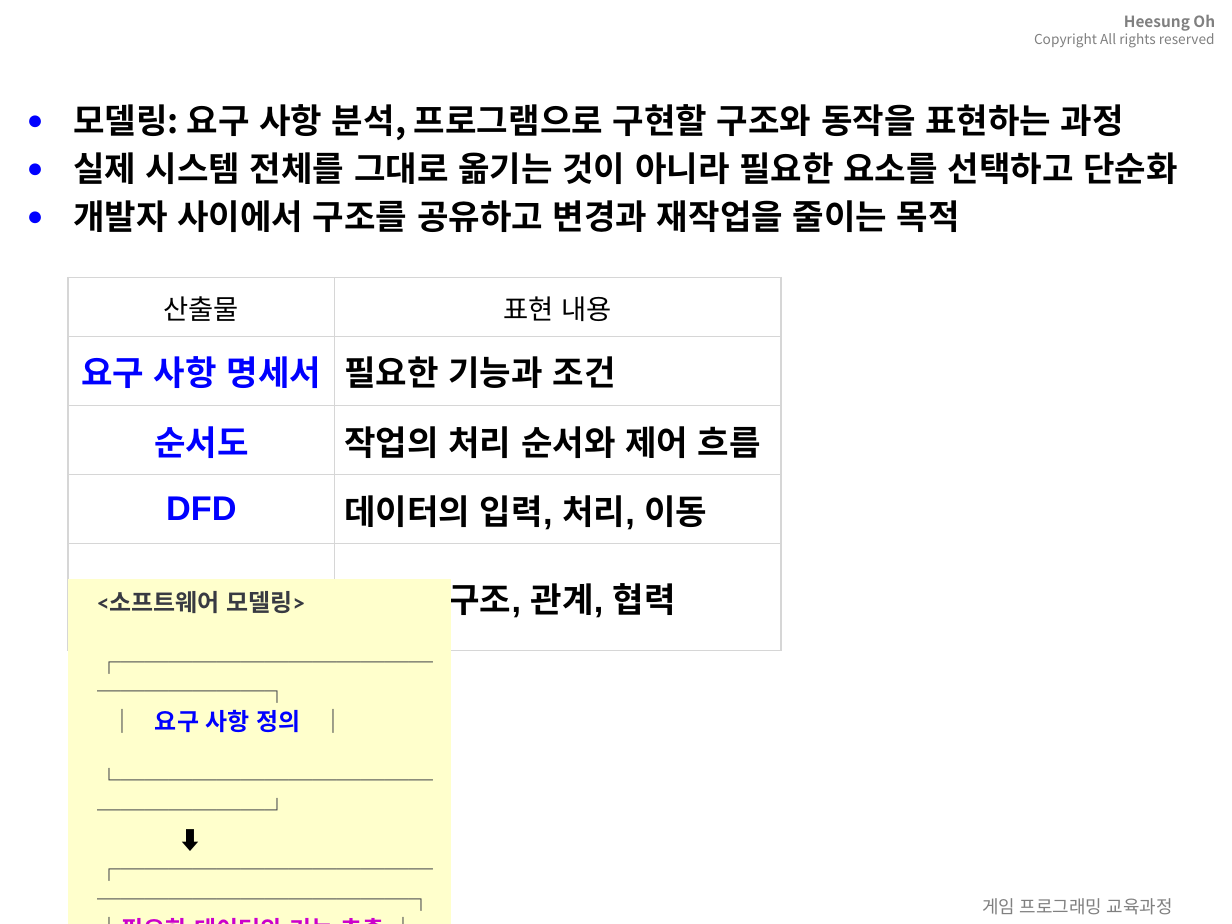
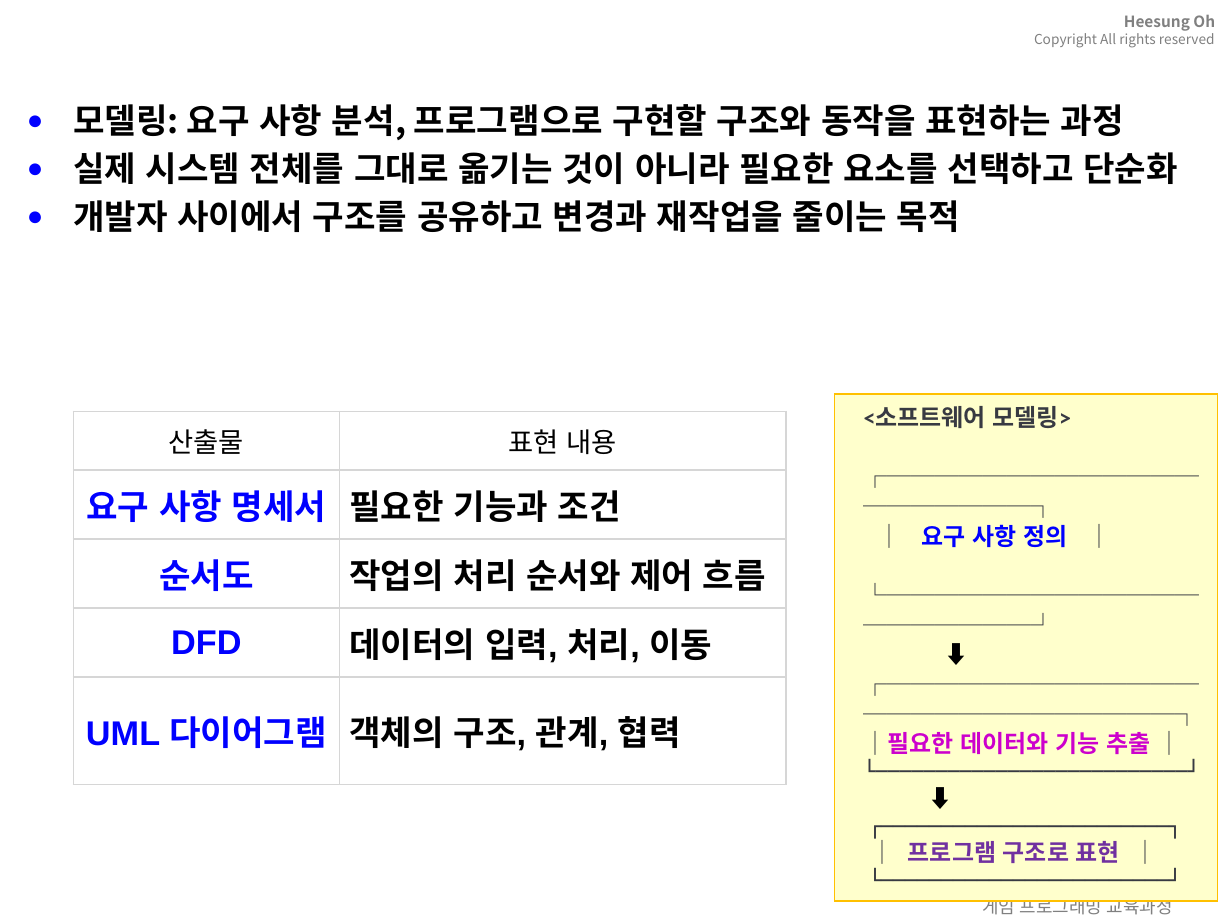
Before and after one commit to 3dapi/bs02_cpp, a slide deck: slide 3 of doc/ppt/03.ClassAndObject.pptx. Drawn at 1232x924 pixels with LibreOffice and Linux fonts; fonts in the diff are those of the drawing; background and template pictures are left out. Boxes give left, top, right and bottom in pixels: in the first picture for what was removed or moved away, otherwise in the second. Text is boxed around its words. In the diff, an @@ line names an element or a change of style, - is before the commit and + after.

```diff
--- a/doc/ppt/03.ClassAndObject.pptx
+++ b/doc/ppt/03.ClassAndObject.pptx
@@ table: place and size @@
-table at box(68, 277, 780, 625)
+table at box(73, 411, 785, 755)
@@ table at box(834, 394, 1217, 867) @@
@@ borders changed @@
@@ table: place and size @@
-table at box(68, 579, 451, 891)
+table at box(834, 394, 1217, 867)
```
Also in this commit, not shown: 4 other slides changed, 28 other files.
